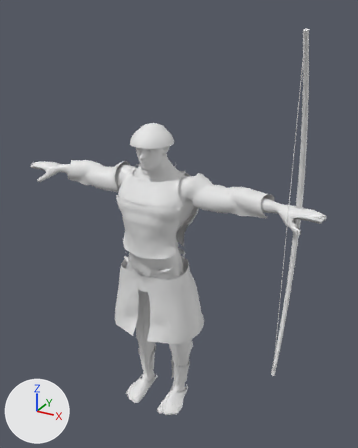
The glTF model Projects/Siege/Assets/Models/Soldiers/Defenders_Archer.gltf, before and after one commit.
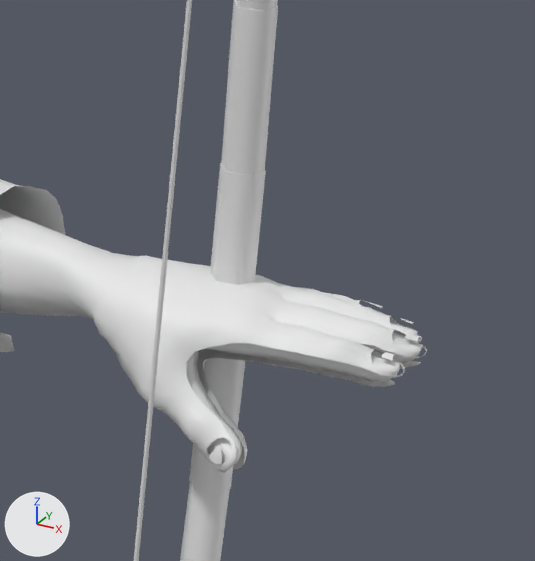
There are two pictures of each version: one whole from a 50 mm lens placed at (1.36, -2.18, 2.37), pointed at (0.02, 0.26, 1.15), one close up on the part from 74% to 96% of the width and 37% to 56% of the height. The axes (+X, +Y, +Z) are drawn at lower left. The lights are the same throughout. The first two pictures are the older version. Materials are left out; every surface is plain grey. Vertices at exactly the same position are counted once.

Objects in the first close-up: 'Defenders Archer'.
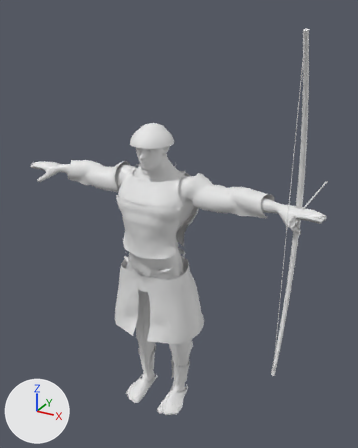
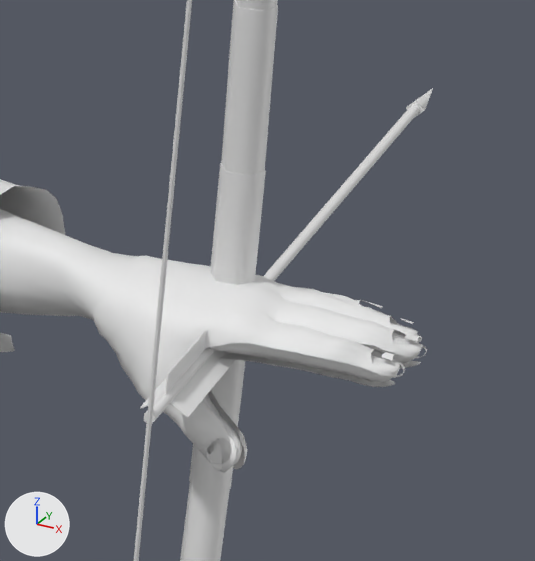
Commit message: Siege: the arrow on the string while archers draw

Changed parts and their boxes (x1, y1, x2, y2) in the close-ups (535 x 561 px):
```json
{"object": "Defenders Archer", "change": "reshaped", "before": [0, 0, 427, 561], "after": [0, 0, 433, 561]}
{"part": 1, "of": "me_defenders_archer", "change": "added", "after": [144, 104, 420, 423]}
{"part": 2, "of": "me_defenders_archer", "change": "added", "after": [165, 329, 207, 395]}
{"part": 3, "of": "me_defenders_archer", "change": "added", "after": [140, 350, 235, 418]}
{"part": 4, "of": "me_defenders_archer", "change": "added", "after": [406, 88, 433, 118]}
```

Scene script edits in JSON lines:
```json
{"block": "me_defenders_archer", "where": "# used by ob_defenders_archer; location = (0.0, 0.0, 0.0)"}
{"op": "remove", "block": "me_defenders_archer", "code": "me_defenders_archer.from_pydata(...)  # 14529 vertices, 26519 faces; spans x -0.93..0.93, y -0.18..0.26, z -0.03..2.29"}
{"op": "add", "block": "me_defenders_archer", "code": "me_defenders_archer.from_pydata(...)  # 14575 vertices, 26591 faces; spans x -0.93..0.93, y -0.18..0.67, z -0.03..2.29"}
{"block": "me_defenders_archer", "change": "me_defenders_archer part 1: a new loose piece, a 5-sided cylinder along y spanning x 0.7878..0.796, y -0.1146..0.6154, z 1.4312..1.4398"}
{"block": "me_defenders_archer", "change": "me_defenders_archer part 2: a new loose piece, a box spanning x 0.7911..0.7919, y -0.0796..0.0304, z 1.4385..1.4545"}
{"block": "me_defenders_archer", "change": "me_defenders_archer part 3: 16 vertices added at x 0.77..0.81, y -0.08..0.03, z 1.43"}
{"block": "me_defenders_archer", "change": "me_defenders_archer part 4: 10 vertices added at x 0.78..0.8, y 0.61..0.67, z 1.43..1.44"}
```
